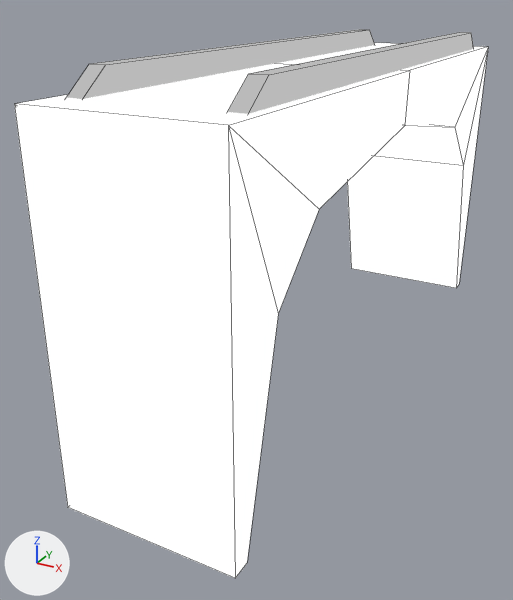
Before and after pictures for a commit that changed the Blender file source/assets/bridge/bridge.blend.
Rendered twice from a 50 mm camera at (2.16, -5.01, 2.96) aimed at (-0.34, -0.46, 0.69). Lighting does not change. The marker at lower left points along +X, +Y and +Z. Mesh edges are drawn as thin lines.

The scene before the commit, as lines of its bpy script (objects in view):
```python
mat_mat1 = bpy.data.materials.new('mat1')
mat_mat1.use_nodes = True; mat_mat1.node_tree.nodes.clear()
_N = mat_mat1.node_tree.nodes; _L = mat_mat1.node_tree.links
n0 = _N.new('ShaderNodeOutputMaterial'); n0.name = 'Material Output'
n1 = _N.new('ShaderNodeRGB'); n1.name = 'RGB'
n1.outputs[0].default_value = (1.0, 1.0, 1.0, 1.0)  # 'Color', white #ffffff
_L.new(n1.outputs[0], n0.inputs[0])  # 'Color' to 'Surface'
mat_mat2 = bpy.data.materials.new('mat2')
mat_mat2.use_nodes = True; mat_mat2.node_tree.nodes.clear()
_N = mat_mat2.node_tree.nodes; _L = mat_mat2.node_tree.links
n0 = _N.new('ShaderNodeOutputMaterial'); n0.name = 'Material Output'
n1 = _N.new('ShaderNodeRGB'); n1.name = 'RGB'
n1.outputs[0].default_value = (0.492, 0.492, 0.492, 1.0)  # 'Color', grey #bababa
_L.new(n1.outputs[0], n0.inputs[0])  # 'Color' to 'Surface'
me_bridge = bpy.data.meshes.new('bridge')
me_bridge.from_pydata(...)  # 40 vertices, 34 faces; spans x -0.61..0.61, y -2.43..2.47, z -0.04..2.59
# faces by material slot: [24, 10]
me_bridge.materials.append(mat_mat1)
me_bridge.materials.append(mat_mat2)
ob_bridge = bpy.data.objects.new('bridge', me_bridge)
ob_bridge.location = (0.0, 0.0, 0.0)
```
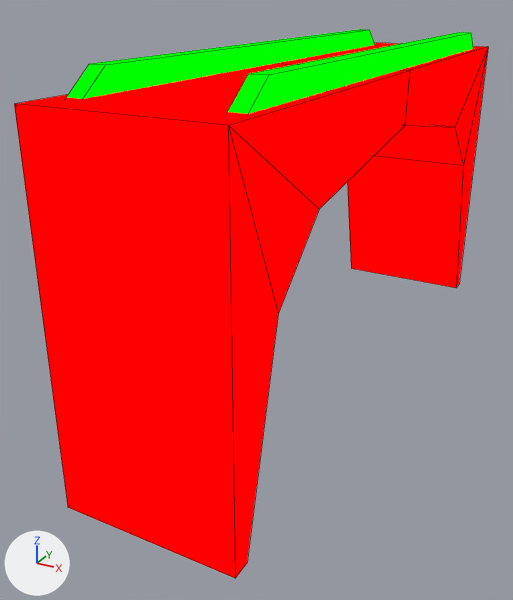
Boxes [x1, y1, x2, y2] around the edits, measured in the pictures (513 x 600 px):
'bridge', recoloured (white to red)
    both: [14, 29, 488, 578]

The change, as a list of edits to the scene's bpy script:
```text
Change mat_mat1:
    where n1 = _N.new('ShaderNodeRGB'); n1.name = 'RGB'
    n1.outputs[0].default_value: (1.0, 1.0, 1.0, 1.0) -> (1.0, 0.0, 0.0, 1.0)  # 'Color', white #ffffff -> 'Color', red #ff0000
Change mat_mat2:
    where n1 = _N.new('ShaderNodeRGB'); n1.name = 'RGB'
    n1.outputs[0].default_value: (0.492, 0.492, 0.492, 1.0) -> (0.0, 1.0, 0.0, 1.0)  # 'Color', grey #bababa -> 'Color', green #00ff00
```
